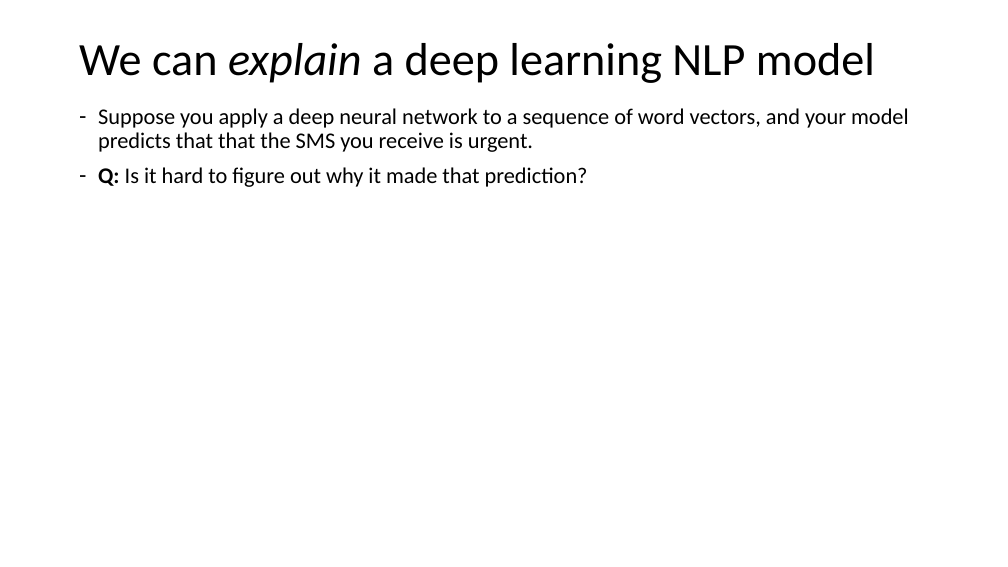
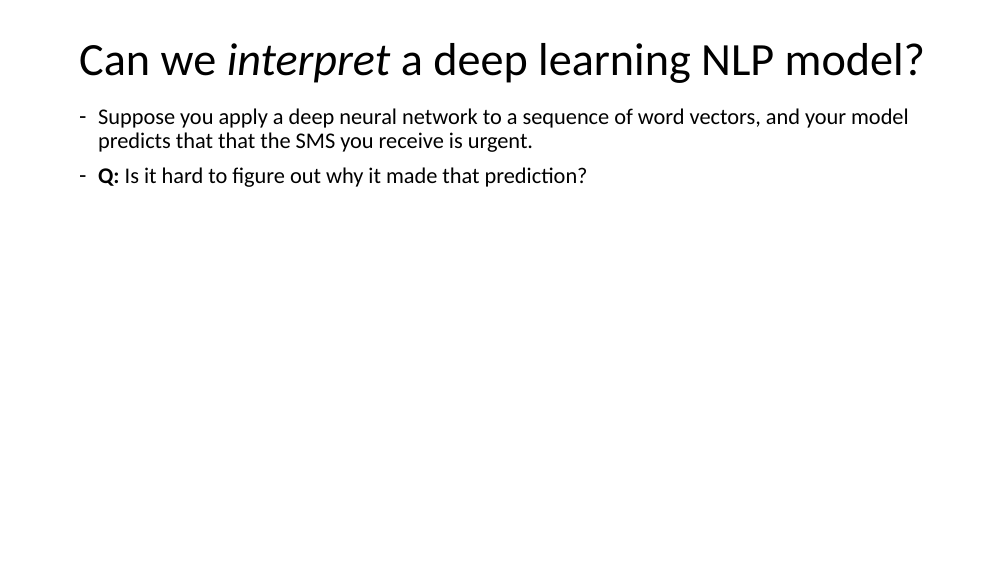
Before and after one commit to mengelhard/mmci_applied_ds, a slide deck: slide 12 of lectures/understanding_model_predictions.pptx (slide 6 before the commit). Drawn at 1008x567 pixels with LibreOffice and Linux fonts; fonts in the diff are those of the drawing. Boxes give left, top, right and bottom in pixels: in the first picture for what was removed or moved away, otherwise in the second. Text is boxed around its words. In the diff, an @@ line names an element or a change of style, - is before the commit and + after.

```diff
--- a/lectures/understanding_model_predictions.pptx
+++ b/lectures/understanding_model_predictions.pptx
@@ title at bbox=[79, 43, 925, 83]: text changed @@
-We can explain a deep learning NLP model
+Can we interpret a deep learning NLP model?
```
Also in this commit, not shown: 4 other slides changed, 16 slides added, 1 slide removed, 9 other files.
